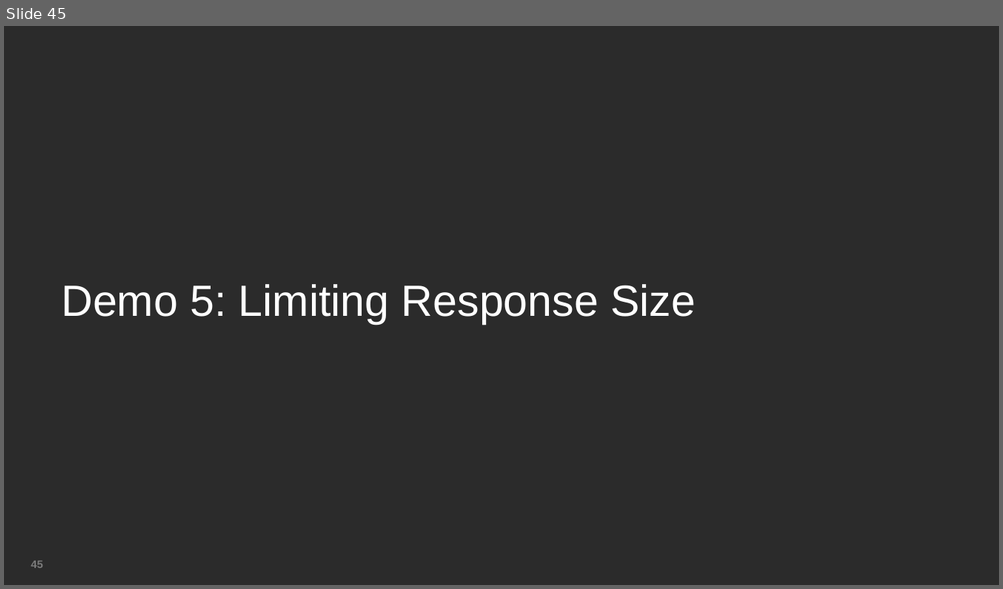
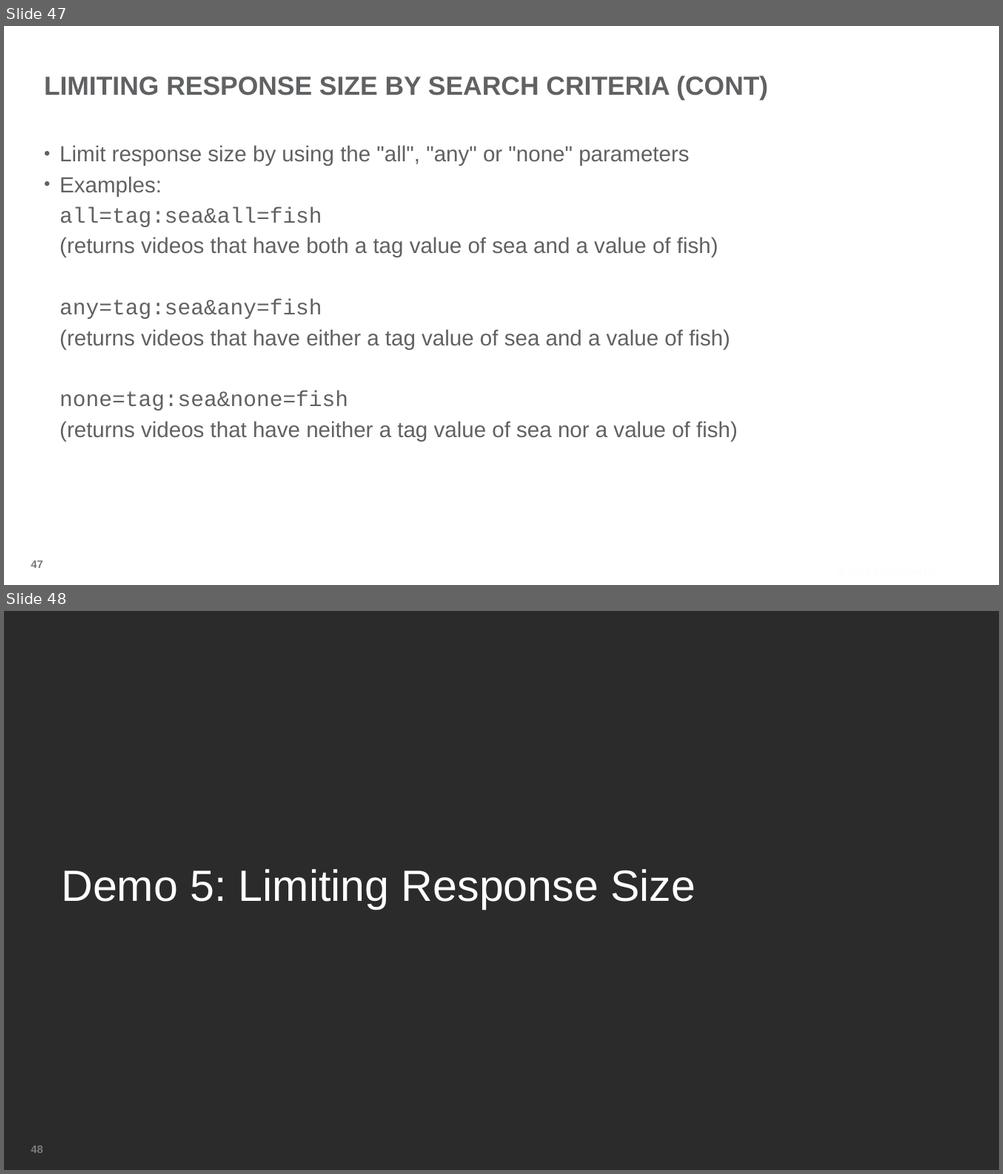
Before and after one commit to BrightcoveLearning/VideoCloudMediaAPI, a slide deck: Slides/developing-media-api-17Dec2013.pptx. Shown one above the other, each under a label of ours: slide 45 before the commit, slides 47 and 48 after it. The pictures are 1003x589 and 1003x1174 pixels, drawn with LibreOffice and Linux fonts; fonts in the diff are those of the drawing; background and template pictures are left out; a plain dark background stands for a picture behind light text. Boxes give left, top, right and bottom in pixels: in the first picture for what was removed or moved away, otherwise in the second. Text is boxed around its words. In the diff, an @@ line names an element or a change of style, - is before the commit and + after.

```diff
--- a/Slides/developing-media-api-17Dec2013.pptx
+++ b/Slides/developing-media-api-17Dec2013.pptx
@@ slide 47 added at <box>4,26,999,585</box>, background picture (left out) @@
@@ title added at <box>44,76,768,101</box>, 36 pt, text #606163, bold @@
+LIMITING RESPONSE SIZE BY SEARCH CRITERIA (CONT)
@@ text added at <box>60,145,737,441</box>, 30 pt, text #606163 @@
+• Limit response size by using the "all", "any" or "none" parameters
+• Examples:
+  all=tag:sea&all=fish
+  (returns videos that have both a tag value of sea and a value of fish)
+  any=tag:sea&any=fish
+  (returns videos that have either a tag value of sea and a value of fish)
+  none=tag:sea&none=fish
+  (returns videos that have neither a tag value of sea nor a value of fish)
@@ page number added at <box>31,561,42,568</box>, 15 pt, text #7B7B7B, bold @@
+47
@@ text added at <box>831,562,946,580</box>, 14 pt, text #FBFCFF @@
+© 2013 Brightcove Inc.
@@ what was slide 45 is now slide 48 @@
@@ page number at <box>31,1146,42,1153</box>: text changed @@
-45
+48
```
Also in this commit, not shown: 12 slides changed, 2 other slides added.
